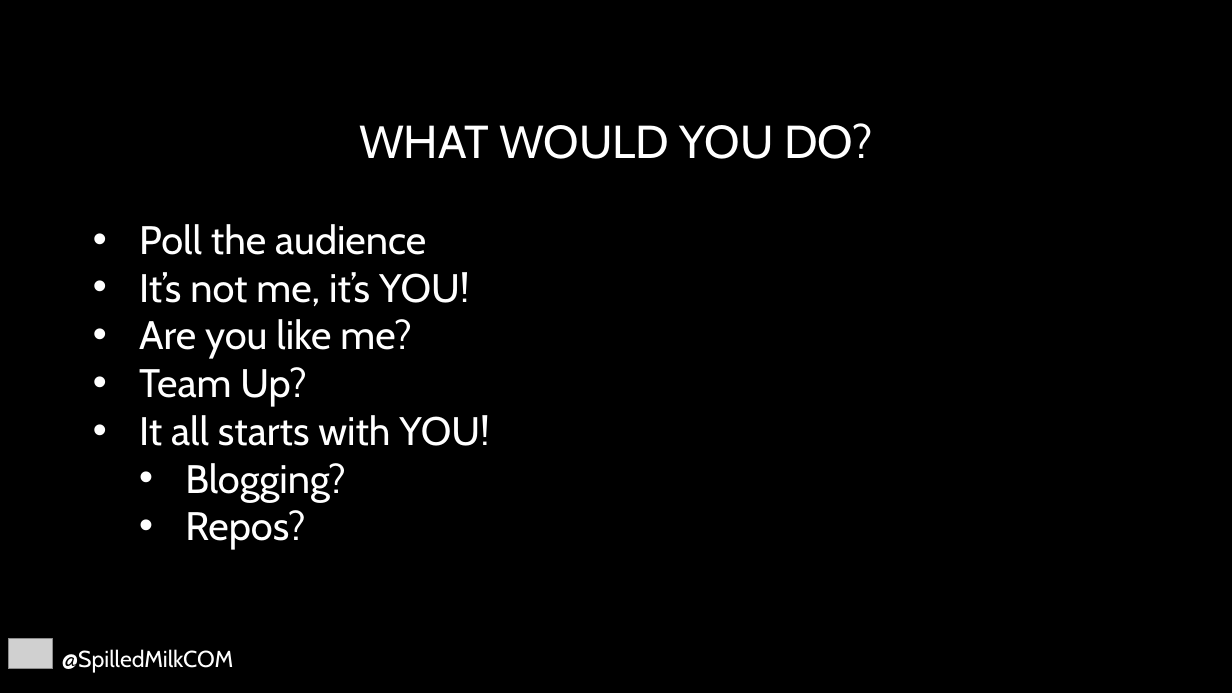
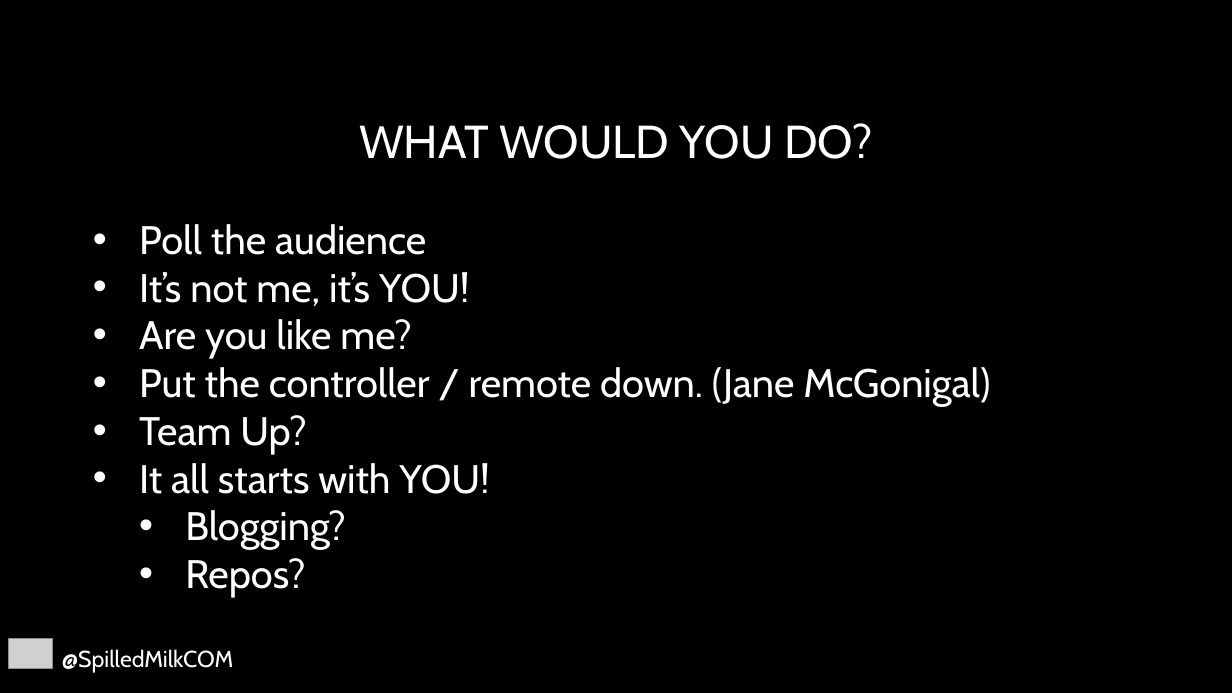
Before and after one commit to SpilledMilkCOM/DenDevDayUWP, a slide deck: slide 19 of Giving Back.pptx (slide 18 before the commit). Drawn at 1232x693 pixels with LibreOffice and Linux fonts; fonts in the diff are those of the drawing; grey boxes stand for pictures; background and template pictures are left out. Boxes give left, top, right and bottom in pixels: in the first picture for what was removed or moved away, otherwise in the second. Text is boxed around its words. In the diff, an @@ line names an element or a change of style, - is before the commit and + after.

```diff
--- a/Giving Back.pptx
+++ b/Giving Back.pptx
@@ text at box(139, 367, 990, 406): paragraph added @@
+• Put the controller / remote down. (Jane McGonigal)
```
Also in this commit, not shown: 7 other slides changed, 1 slide added.
